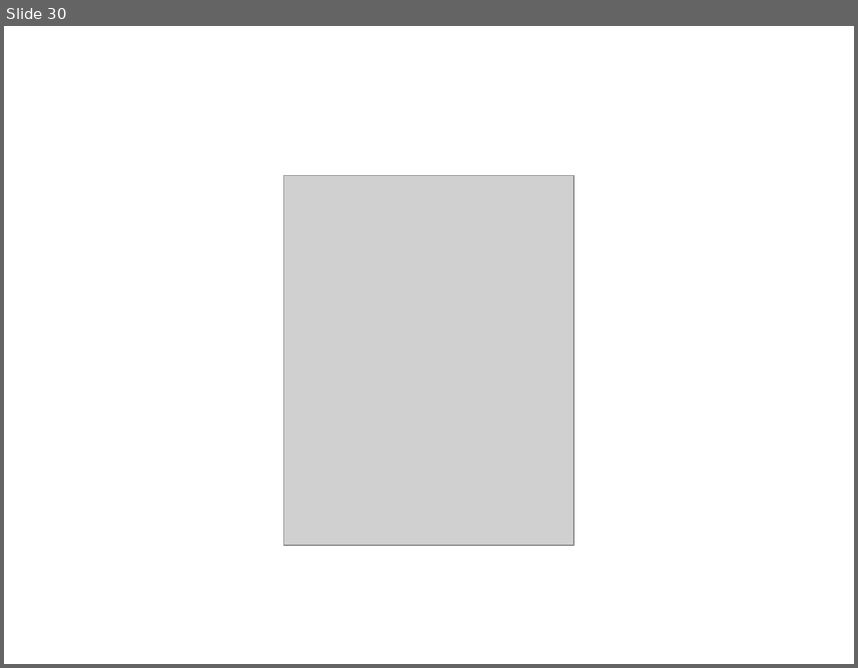
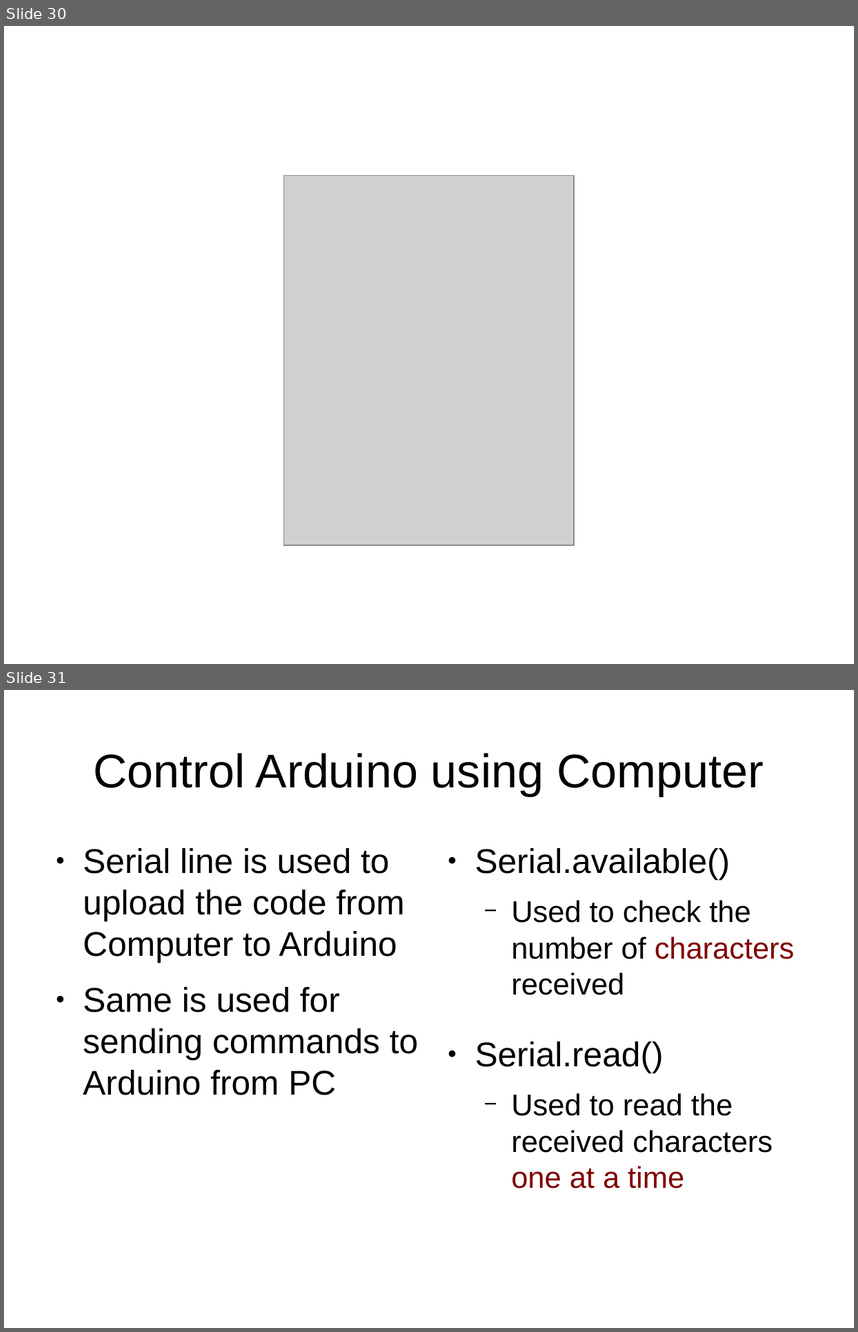
Before and after one commit to dhayanithivijayan/LearnIt, a slide deck: Arduino/DayThree.odp. Shown one above the other, each under a label of ours: slide 30 before the commit, slides 30 and 31 after it. The pictures are 858x668 and 858x1332 pixels, drawn with LibreOffice and Linux fonts; fonts in the diff are those of the drawing; grey boxes stand for pictures. Boxes give left, top, right and bottom in pixels: in the first picture for what was removed or moved away, otherwise in the second. Text is boxed around its words. In the diff, an @@ line names an element or a change of style, - is before the commit and + after.

```diff
--- a/Arduino/DayThree.odp
+++ b/Arduino/DayThree.odp
@@ slide 31 added at <box>4,690,854,1328</box>, background #FFFFFF @@
@@ title added at <box>94,753,764,796</box>, 44 pt, text #000000 @@
+Control Arduino using Computer
@@ text added at <box>83,848,418,1095</box>, 32 pt, text #000000 @@
+● Serial line is used to upload the code from Computer to Arduino
+● Same is used for sending commands to Arduino from PC
@@ text added at <box>475,848,795,995</box>, 28 pt, text #000000 @@
+● Serial.available()
+  − Used to check the number of characters received
@@ text added at <box>475,1041,773,1188</box>, 28 pt, text #000000 @@
+● Serial.read()
+  − Used to read the received characters one at a time
```
Also in this commit, not shown: 3 other slides added, 1 slide removed, 5 other files.
